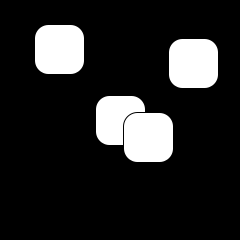
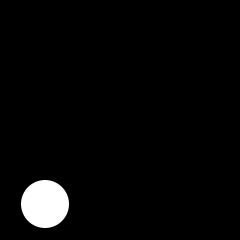
The second 240px x 240px image is a revision of the first. Changes to its layers:
hid "Rectangle 1" (1st of 4) over left=123, top=112, right=173, bottom=162
hid "Rectangle 1" (2nd of 4) over left=35, top=25, right=84, bottom=74
hid "Rectangle 1" (3rd of 4) over left=169, top=39, right=218, bottom=88
hid "Rectangle 1" (4th of 4) over left=96, top=96, right=146, bottom=146
showed "Ellipse 1" (4th of 5), painted on it over left=21, top=151, right=173, bottom=228
